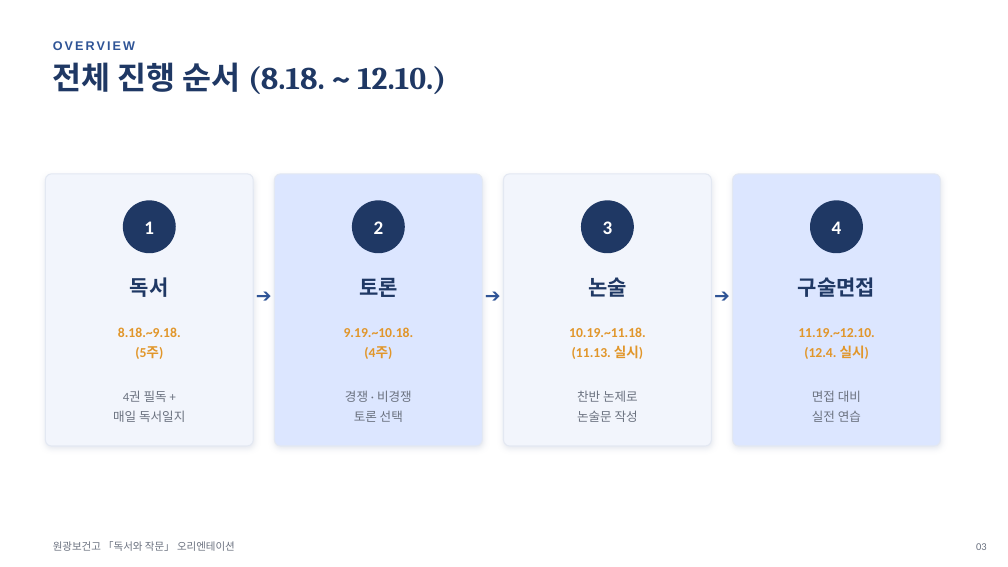
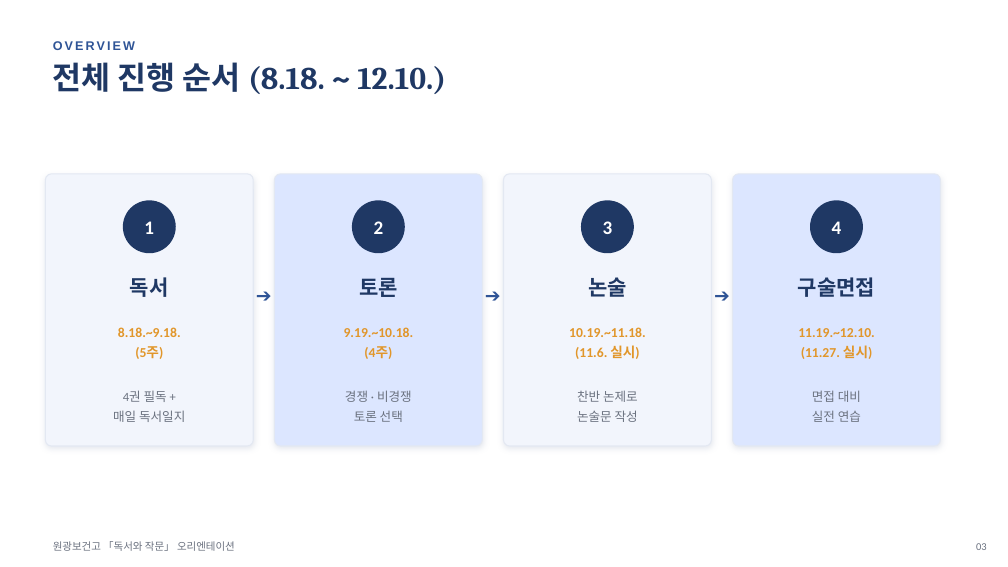
Before and after one commit to muju44havruta/havrutakim, a slide deck: slide 3 of curriculum_plans/원광보건고_오리엔테이션_PPT.pptx. Drawn at 1008x567 pixels with LibreOffice and Linux fonts; fonts in the diff are those of the drawing. Boxes give left, top, right and bottom in pixels: in the first picture for what was removed or moved away, otherwise in the second. Text is boxed around its words. In the diff, an @@ line names an element or a change of style, - is before the commit and + after.

```diff
--- a/curriculum_plans/원광보건고_오리엔테이션_PPT.pptx
+++ b/curriculum_plans/원광보건고_오리엔테이션_PPT.pptx
@@ text at (x1=575, y1=345, x2=639, y2=359): text changed @@
-(11.13. 실시)
+(11.6. 실시)
@@ text at (x1=801, y1=345, x2=872, y2=359): text changed @@
-(12.4. 실시)
+(11.27. 실시)
```
Also in this commit, not shown: 3 other slides changed, 4 other files.
